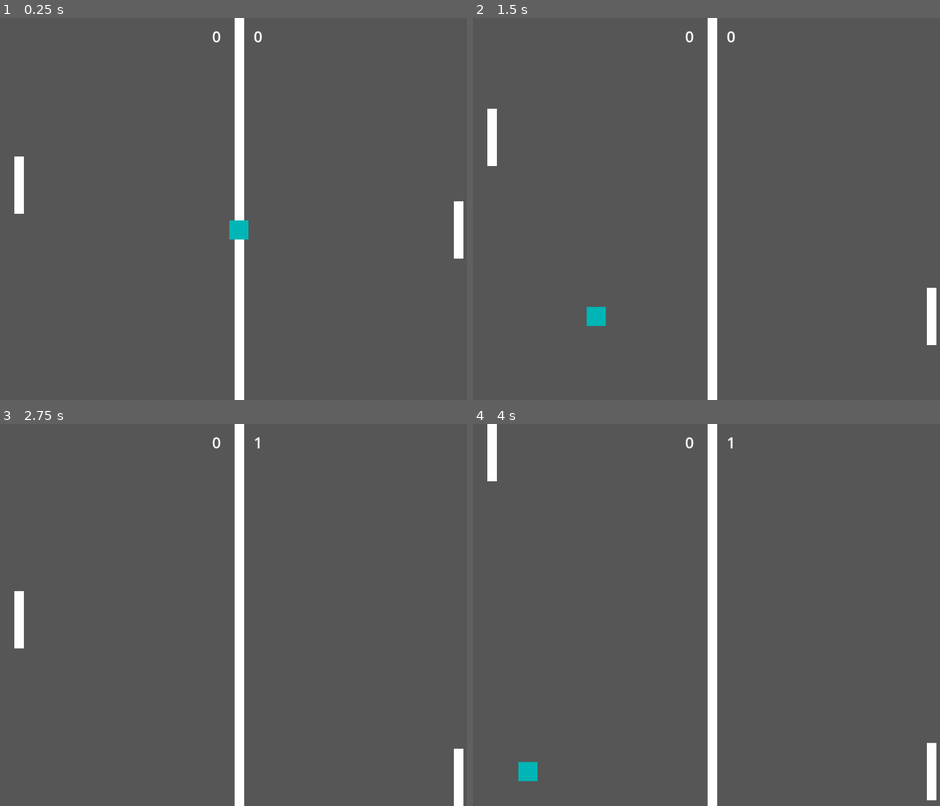
Above: before the commit, frames 1-4 (two rows, left to right).
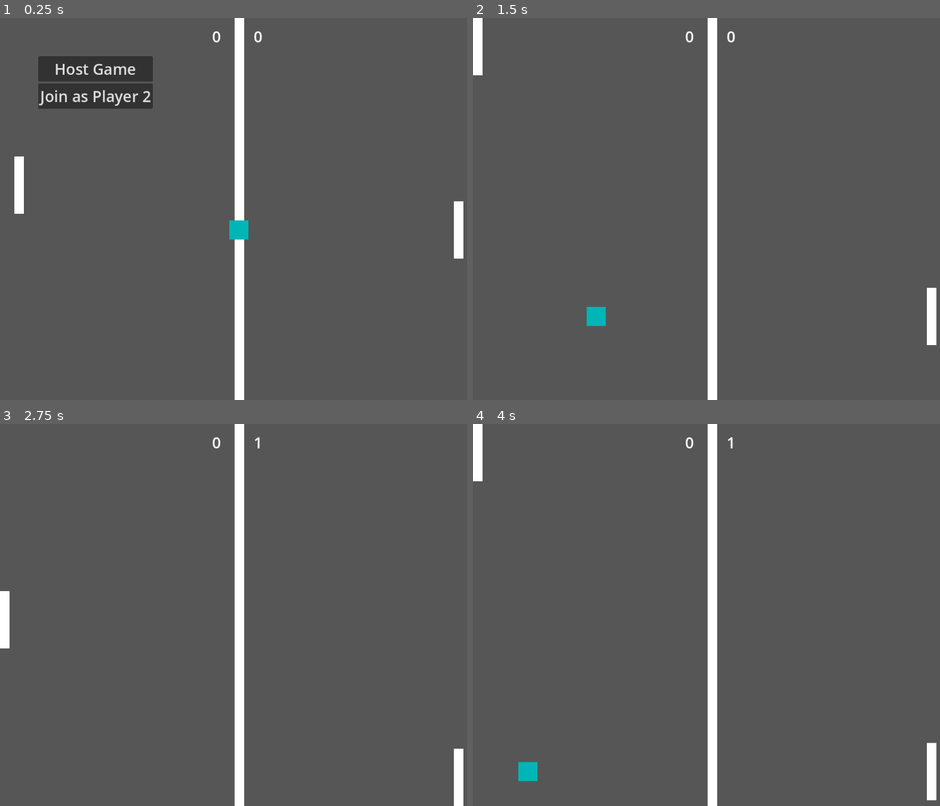
Above: after the commit, the same moments.

Repository: JayTailor45/pong-multiplayer-godot
Game: Godot game, scene res://game.tscn
Two runs of this game, one before a commit and one after it. Both use one fixed random seed, a clock stepped at 60 frames per second and the inputs below.
Inputs (mouse positions are in pixels of both pictures, inside the frame that each line leads up to):
- Up to frame 1 (0.25 s): no input
- Up to frame 2 (1.5 s): click (566, 67) at 0.5 s, where only the run after the commit has a clickable "Host Game"; hold Up (ui_up) from 1.28 s (still down)
- Up to frame 3 (2.75 s): release Up (ui_up) at 2.03 s; hold Down (ui_down) from 2.03 s (still down)
- Up to frame 4 (4 s): release Down (ui_down) at 2.78 s; hold Up (ui_up) from 2.78 s (still down)

The runs differ from the first frame. In frame 1, 3.1% of the frame differs, in the area x 8-33%, y 10-24%; in frame 2, 0.6%; in frame 3, 0.6%; in frame 4, 0.6%.

Commit message:
Multiplayer inital code - wip

Diff:
--- a/game.gd
+++ b/game.gd
@@ -28,3 +28,13 @@
 	score[0] += 1
 	$HUD/PlayerScore.text = str(score[0])
 	$Timer.start()
+
+
+func _on_host_game_pressed():
+	MultiplayerManager.become_host()
+	%Multiplayer_HUD.hide()
+
+
+func _on_join_as_player_2_pressed():
+	MultiplayerManager.join_as_player_2()
+	%Multiplayer_HUD.hide()
--- a/game.tscn
+++ b/game.tscn
@@ -149,6 +149,47 @@
 one_shot = true
 autostart = true
 
+[node name="Multiplayer_HUD" type="Control" parent="."]
+unique_name_in_owner = true
+layout_mode = 3
+anchors_preset = 0
+offset_left = 80.0
+offset_top = 80.0
+offset_right = 80.0
+offset_bottom = 80.0
+
+[node name="Panel" type="Panel" parent="Multiplayer_HUD"]
+layout_mode = 1
+anchors_preset = 15
+anchor_right = 1.0
+anchor_bottom = 1.0
+grow_horizontal = 2
+grow_vertical = 2
+
+[node name="VBoxContainer" type="VBoxContainer" parent="Multiplayer_HUD/Panel"]
+layout_mode = 0
+offset_right = 40.0
+offset_bottom = 40.0
+
+[node name="HostGame" type="Button" parent="Multiplayer_HUD/Panel/VBoxContainer"]
+layout_mode = 2
+theme_override_font_sizes/font_size = 32
+text = "Host Game"
+
+[node name="JoinAsPlayer2" type="Button" parent="Multiplayer_HUD/Panel/VBoxContainer"]
+layout_mode = 2
+theme_override_font_sizes/font_size = 32
+text = "Join as Player 2"
+
+[node name="MultiplayerSpawner" type="MultiplayerSpawner" parent="."]
+_spawnable_scenes = PackedStringArray("res://multiplayer_player.tscn")
+spawn_path = NodePath("../players")
+spawn_limit = 1
+
+[node name="players" type="Node2D" parent="."]
+
 [connection signal="body_entered" from="ScoreLeft" to="." method="_on_score_left_body_entered"]
 [connection signal="body_entered" from="ScoreRight" to="." method="_on_score_right_body_entered"]
 [connection signal="timeout" from="Timer" to="." method="_on_timer_timeout"]
+[connection signal="pressed" from="Multiplayer_HUD/Panel/VBoxContainer/HostGame" to="." method="_on_host_game_pressed"]
+[connection signal="pressed" from="Multiplayer_HUD/Panel/VBoxContainer/JoinAsPlayer2" to="." method="_on_join_as_player_2_pressed"]
--- /dev/null
+++ b/multiplayer_manager.gd
@@ -0,0 +1,51 @@
+extends Node
+
+const SERVER_PORT = 8080
+const SERVER_IP = "127.0.0.1"
+
+var multiplayer_scene = preload("res://multiplayer_player.tscn")
+
+var _players_spawn_node
+
+func become_host():
+	print("Hosting server...")
+
+	_players_spawn_node = get_tree().current_scene.get_node("players")
+
+	var server_peer = ENetMultiplayerPeer.new()
+	server_peer.create_server(SERVER_PORT)
+
+	multiplayer.multiplayer_peer = server_peer
+
+	multiplayer.peer_connected.connect(_add_player_to_game)
+	multiplayer.peer_disconnected.connect(_del_player)
+	_remove_single_player()
+	_add_player_to_game(1)
+
+func join_as_player_2():
+	var client_peer = ENetMultiplayerPeer.new()
+	client_peer.create_client(SERVER_IP, SERVER_PORT)
+	multiplayer.multiplayer_peer = client_peer
+	_remove_single_player()
+
+func _add_player_to_game(id: int):
+	print("Player %s joined the game!" % id)
+
+	var player_to_add = multiplayer_scene.instantiate()
+	player_to_add.player_id = id
+	player_to_add.name = str(id)
+
+	_players_spawn_node.add_child(player_to_add, true)
+	if id != 0:
+		get_tree().current_scene.get_node("AI Player")
+
+func _del_player(id: int):
+	print("Player %s has left the game!" % id)
+	if not _players_spawn_node.has_node(str(id)):
+		return
+	_players_spawn_node.get_node(str(id)).queue_free()
+
+func _remove_single_player():
+	print("Remove single player")
+	var player_to_remove = get_tree().current_scene.get_node("Player")
+	player_to_remove.queue_free()
--- /dev/null
+++ b/multiplayer_player.tscn
@@ -0,0 +1,22 @@
+[gd_scene load_steps=3 format=3 uid="uid://dww23j75l47dg"]
+
+[ext_resource type="Script" path="res://multiplayer_player_controller.gd" id="1_xdew6"]
+
+[sub_resource type="RectangleShape2D" id="RectangleShape2D_unc0n"]
+size = Vector2(20, 120)
+
+[node name="MultiplayerPlayer" type="StaticBody2D"]
+script = ExtResource("1_xdew6")
+
+[node name="ColorRect" type="ColorRect" parent="."]
+anchors_preset = 4
+anchor_top = 0.5
+anchor_bottom = 0.5
+offset_top = -60.0
+offset_right = 20.0
+offset_bottom = 60.0
+grow_vertical = 2
+
+[node name="CollisionShape2D" type="CollisionShape2D" parent="."]
+position = Vector2(10, 0)
+shape = SubResource("RectangleShape2D_unc0n")
--- /dev/null
+++ b/multiplayer_player_controller.gd
@@ -0,0 +1,22 @@
+extends StaticBody2D
+
+@export var player_id := 1:
+	set(id):
+		player_id = id
+
+const paddle_speed: int = 500
+
+var win_height: int
+var p_height: int
+
+func _ready() -> void:
+	win_height = get_viewport_rect().size.y
+	p_height = $ColorRect.get_size().y
+
+
+func _process(delta: float) -> void:
+	if Input.is_action_pressed('ui_up'):
+		position.y -= paddle_speed * delta
+	elif Input.is_action_pressed('ui_down'):
+		position.y += paddle_speed * delta
+	position.y = clamp(position.y, p_height / 2, win_height - p_height / 2)
--- a/project.godot
+++ b/project.godot
@@ -15,6 +15,10 @@
 config/features=PackedStringArray("4.3", "GL Compatibility")
 config/icon="res://icon.svg"
 
+[autoload]
+
+MultiplayerManager="*res://multiplayer_manager.gd"
+
 [display]
 
 window/size/viewport_width=1000
